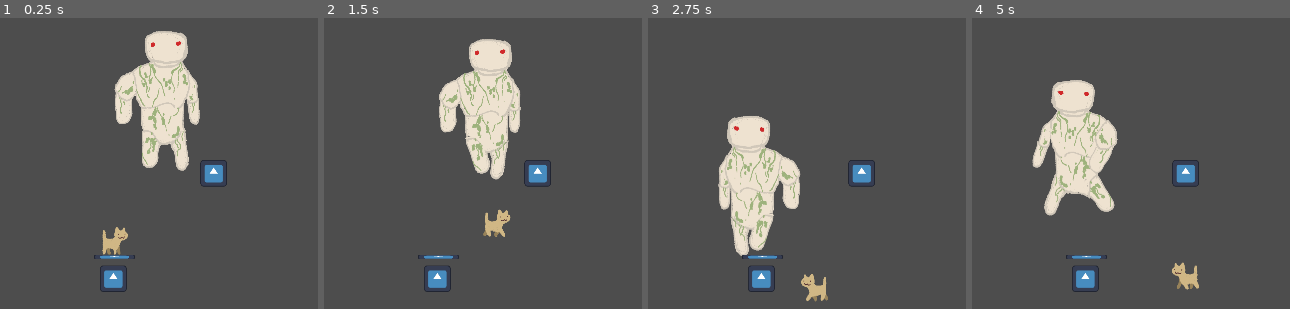
Above: before the commit, frames 1-4 (left to right).
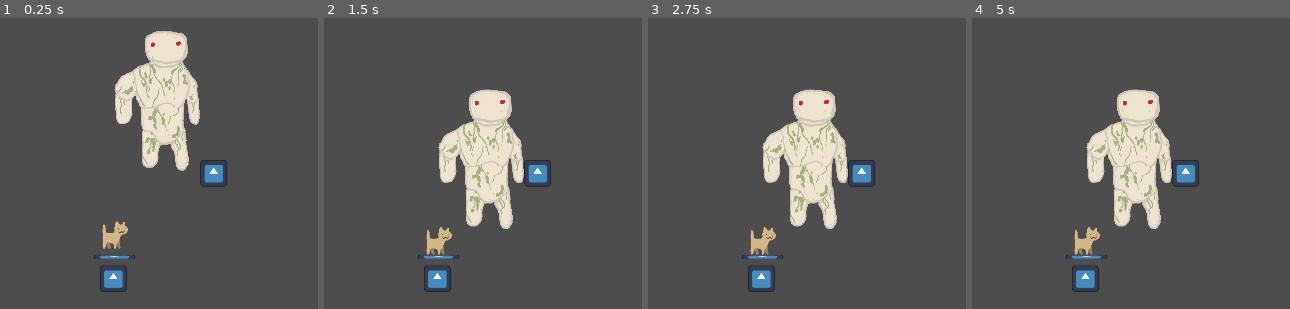
Above: after the commit, the same moments.

Repository: RobertKadak/GameCamp-2025
Game: Godot game, scene res://scenes/level1/level.tscn
Two runs of this game, one before a commit and one after it. Both use one fixed random seed, a clock stepped at 60 frames per second and the inputs below. This scene is started directly instead of the project's main scene. The engine's default icon, where the game draws it, is replaced by a stand-in: a white triangle on a blue panel in a dark square.
Inputs (mouse positions are in pixels of both pictures, inside the frame that each line leads up to):
- Up to frame 1 (0.25 s): no input
- Up to frame 2 (1.5 s): tap Enter (ui_accept) at 0.5, 0.6, 0.77, 1.07, 1.35 s; move the mouse to (outside the picture) at 0.52 s; hold Right (ui_right) from 0.53 s (still down); click (outside the picture) at 0.67 s; move the mouse to (327, 116) at 1.27 s
- Up to frame 3 (2.75 s): tap Enter (ui_accept) at 1.52, 1.82, 2.1 s; move the mouse to (outside the picture) at 2.02 s; release Right (ui_right) at 2.03 s; hold Left (ui_left) from 2.03 s (still down)
- Up to frame 4 (5 s): move the mouse to (1096, 183) at 2.77 s; release Left (ui_left) at 2.78 s; hold Right (ui_right) 2.78-4.28 s; tap Enter (ui_accept) at 2.85, 3.02, 3.32, 3.6, 3.77, 4.07, 4.35, 4.52, 4.82 s; click (1096, 183) at 2.92 s; move the mouse to (outside the picture) at 3.52 s; move the mouse to (outside the picture) at 4.27 s; hold Left (ui_left) from 4.28 s (still down)

The runs differ from the first frame. In frame 1, 0.4% of the frame differs, in the area x 32-41%, y 69-82%; in frame 2, 11%; in frame 3, 14%; in frame 4, 14%, in the area x 18-72%, y 21-94%.
Error after the commit: Invalid access to property or key 'active' on a base object of type 'Node2D'. (res://entities/big)

Commit message:
broken character change
broken character change

Diff:
--- /dev/null
+++ b/active_manager.gd
@@ -0,0 +1,16 @@
+extends Node2D
+
+@onready var active = 1
+
+
+func _ready():
+	pass
+
+func _process(delta):
+	if Input.is_action_just_pressed("ui_focuse_next"):
+		if active != 3:
+			active += 1
+		else:
+			active = 1
+
+	pass
--- a/entities/big guy/player.gd
+++ b/entities/big guy/player.gd
@@ -7,11 +7,13 @@
 @export var can_move = true  # Toggle to enable/disable movement
 @export var can_attack = true  # Toggle to enable/disable attacking
 @onready var animated_sprite = $AnimatedSprite2D
+@onready var active_manager = get_parent()
 
 var can_smash = true
 var smash_timer = 0.0
 
 func _physics_process(delta):
+
 	# Add gravity
 	if not is_on_floor():
 		velocity.y += gravity * delta
@@ -22,17 +24,20 @@
 
 	# Handle attacks if enabled
 	if can_attack:
-		handle_attacks(delta)
+				handle_attacks(delta)
 
 	# Handle one-way platform collisions
-	handle_platform_collisions()
+				handle_platform_collisions()
 
-	move_and_slide()
+				move_and_slide()
 
 func handle_movement():
+	var is_active = active_manager.active
+
+	if is_active == 1:
 	# Handle jump
-	if Input.is_action_just_pressed("ui_accept") and is_on_floor():
-		velocity.y = jump_force
+		if Input.is_action_just_pressed("ui_accept") and is_on_floor():
+			velocity.y = jump_force
 
 	# Get input direction
 	var direction = Input.get_axis("ui_left", "ui_right")
--- a/entities/small guy/small_guy.gd
+++ b/entities/small guy/small_guy.gd
@@ -1,10 +1,11 @@
 extends CharacterBody2D
 
 const speed = 300
-@export var jump_impulse = 400
+@export var jump_force = 400
 const gravity = 980
 var is_dead = false
 @onready var animated_sprite = $AnimatedSprite2D
+@onready var active_manager = get_parent()
 
 func _physics_process(delta):
 	if not is_dead:
@@ -30,21 +31,22 @@
 			platform.set_collision_layer_value(1, true)
 
 func player_movement(delta):
-	var player_movement = Input.get_axis("ui_left", "ui_right")
-	if player_movement:
-		velocity.x = player_movement * speed
+	var is_active = active_manager.active
+
+	if is_active == 2:
+	# Handle jump
+		if Input.is_action_just_pressed("ui_accept") and is_on_floor():
+			velocity.y = jump_force
+
+	# Get input direction
+	var direction = Input.get_axis("ui_left", "ui_right")
+	if direction:
+		velocity.x = direction * speed
 		animated_sprite.play("walking")
-		animated_sprite.flip_h = player_movement < 0
+		animated_sprite.flip_h = direction < 0
 	else:
 		velocity.x = move_toward(velocity.x, 0, speed)
-		animated_sprite.play("Idle")
-
-	if not is_on_floor():
-		velocity.y += gravity * delta
-
-	if is_on_floor():
-		if Input.is_action_just_pressed("ui_accept"):
-			velocity.y = -jump_impulse
+		animated_sprite.play("idle")
 
 func die():
 	is_dead = true
--- /dev/null
+++ b/scenes/active_manager.tscn
@@ -0,0 +1,6 @@
+[gd_scene load_steps=2 format=3 uid="uid://k7hi2giiq4f"]
+
+[ext_resource type="Script" uid="uid://ynqqn8t27b6i" path="res://active_manager.gd" id="1_hd7cf"]
+
+[node name="active_manager" type="Node2D"]
+script = ExtResource("1_hd7cf")
--- /dev/null
+++ b/scenes/main.tscn
@@ -0,0 +1,17 @@
+[gd_scene load_steps=5 format=3]
+
+[ext_resource type="PackedScene" uid="uid://ddist6hxf1bmw" path="res://entities/small guy/small_guy.tscn" id="1_player"]
+[ext_resource type="PackedScene" path="res://scenes/floor.tscn" id="2_floor"]
+[ext_resource type="PackedScene" path="res://scenes/button.tscn" id="3_button"]
+[ext_resource type="Script" path="res://scenes/active_manager.gd" id="4_manager"]
+
+[node name="Main" type="Node2D"]
+script = ExtResource("4_manager")
+
+[node name="Player" parent="." instance=ExtResource("1_player")]
+position = Vector2(960, 500)
+
+[node name="Floor" parent="." instance=ExtResource("2_floor")]
+
+[node name="Button" parent="." instance=ExtResource("3_button")]
+position = Vector2(600, 900)
--- a/temp/main.tscn
+++ b/temp/main.tscn
@@ -10,7 +10,6 @@
 position = Vector2(-13, -329)
 
 [node name="CharacterBody2D" parent="." instance=ExtResource("1_player")]
-jump_impulse = 600
 
 [node name="Camera2D" type="Camera2D" parent="."]
 
@@ -20,4 +19,3 @@
 shape = SubResource("WorldBoundaryShape2D_mpt1t")
 
 [node name="Path2D" parent="." instance=ExtResource("2_plon1")]
-position = Vector2(916, 267)
Not shown, added: active_manager.gd.uid
Not shown, added: scenes/active_manager.gd.uid
Empty file added: scenes/level1/level.gd
Not shown, added: scenes/level1/level.gd.uid
Not shown: 1 places in temp/main.tscn that only renumber resources
